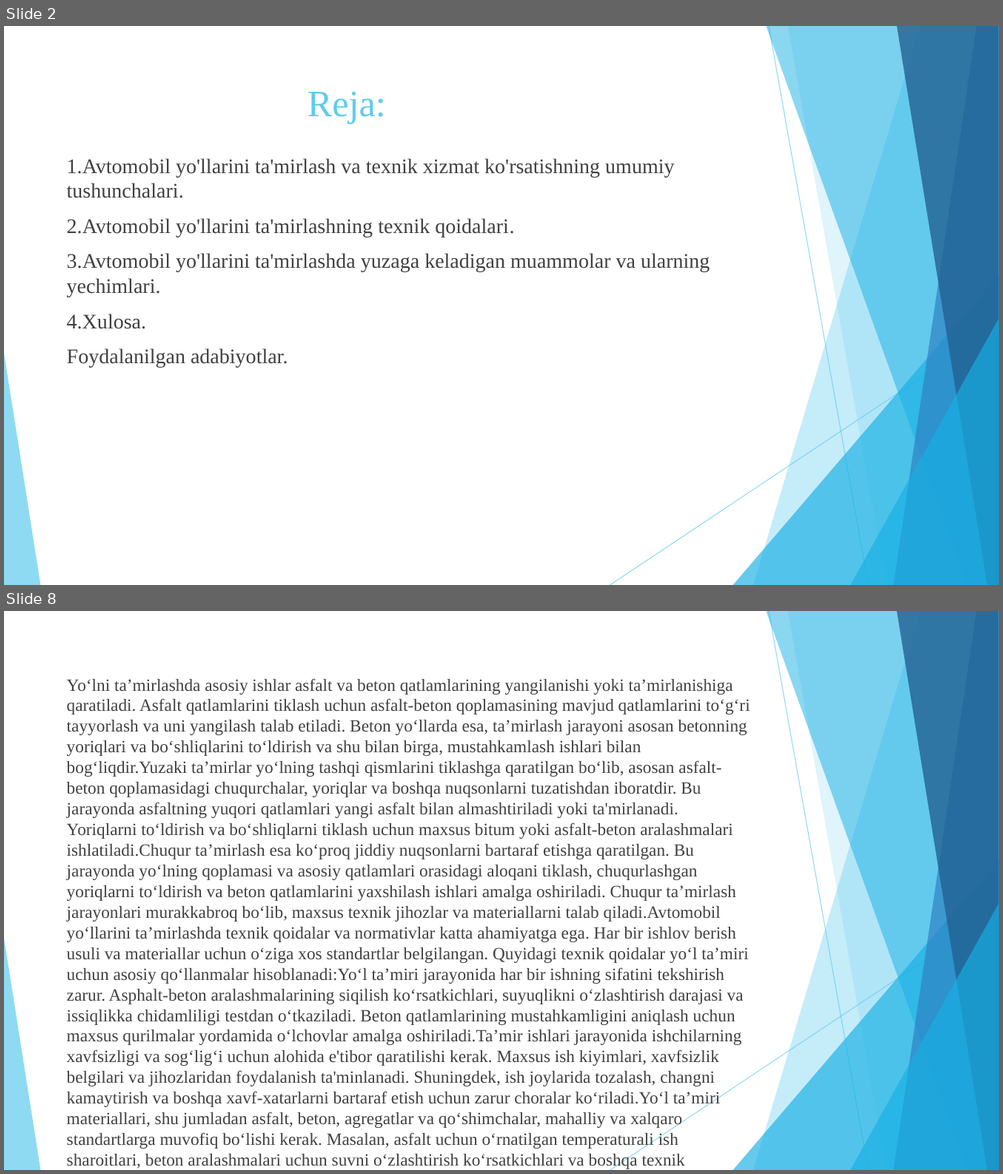
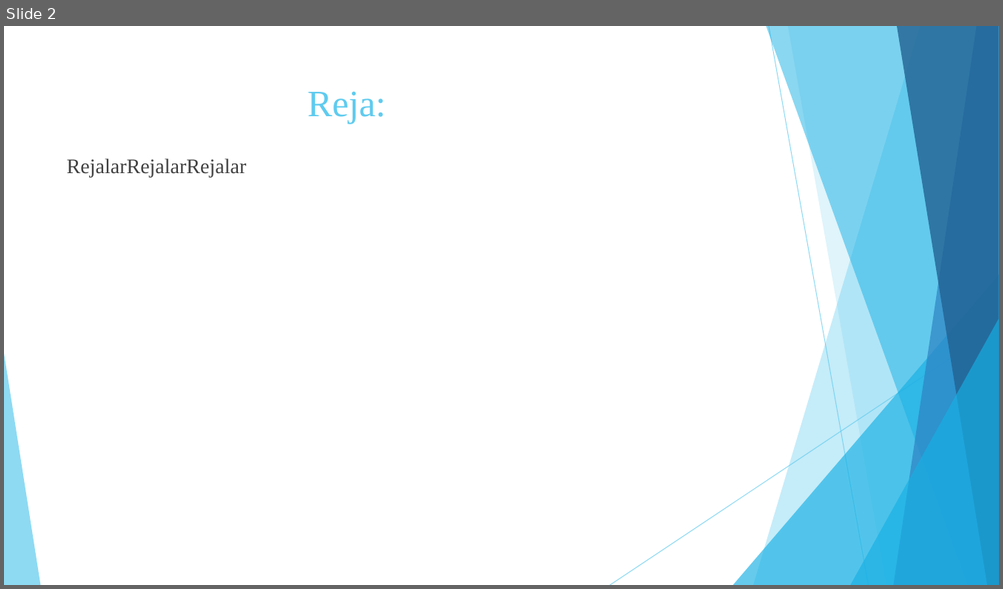
Before and after one commit to AmirjonKarimov2007/ai_bot, a slide deck: bot/slaydlar/shablon_1.pptx. Shown one above the other, each under a label of ours: slides 2 and 8 before the commit, slide 2 after it; the slides between them are not shown. The pictures are 1003x1174 and 1003x589 pixels, drawn with LibreOffice and Linux fonts; fonts in the diff are those of the drawing. Boxes give left, top, right and bottom in pixels: in the first picture for what was removed or moved away, otherwise in the second. Text is boxed around its words. In the diff, an @@ line names an element or a change of style, - is before the commit and + after.

```diff
--- a/bot/slaydlar/shablon_1.pptx
+++ b/bot/slaydlar/shablon_1.pptx
@@ slide 8 removed at [4, 611, 999, 1170], background #FFFFFF; not listed: 10 template elements that a slide beside it also shows @@
@@ text removed at [67, 678, 749, 1170] @@
-Yo‘lni ta’mirlashda asosiy ishlar asfalt va beton qatlamlarining yangilanishi yoki ta’mirlanishiga qaratiladi. Asfalt qatlamlarini tiklash uchun asfalt-beton qoplamasining mavjud qatlamlarini to‘g‘ri tayyorlash va uni yangilash talab etiladi. Beton yo‘llarda esa, ta’mirlash jarayoni asosan betonning yoriqlari va bo‘shliqlarini to‘ldirish va shu bilan birga, mustahkamlash ishlari bilan bog‘liqdir.Yuzaki ta’mirlar yo‘lning tashqi qismlarini tiklashga qaratilgan bo‘lib, asosan asfalt-beton qoplamasidagi chuqurchalar, yoriqlar va boshqa nuqsonlarni tuzatishdan iboratdir. Bu jarayonda asfaltning yuqori qatlamlari yangi asfalt bilan almashtiriladi yoki ta'mirlanadi. Yoriqlarni to‘ldirish va bo‘shliqlarni tiklash uchun maxsus bitum yoki asfalt-beton aralashmalari ishlatiladi.Chuqur ta’mirlash esa ko‘proq jiddiy nuqsonlarni bartaraf etishga qaratilgan. Bu jarayonda yo‘lning qoplamasi va asosiy qatlamlari orasidagi aloqani tiklash, chuqurlashgan yoriqlarni to‘ldirish va beton qatlamlarini yaxshilash ishlari amalga oshiriladi. Chuqur ta’mirlash jarayonlari murakkabroq bo‘lib, maxsus texnik jihozlar va materiallarni talab qiladi.Avtomobil yo‘llarini ta’mirlashda texnik qoidalar va normativlar katta ahamiyatga ega. Har bir ishlov berish usuli va materiallar uchun o‘ziga xos standartlar belgilangan. Quyidagi texnik qoidalar yo‘l ta’miri uchun asosiy qo‘llanmalar hisoblanadi:Yo‘l ta’miri jarayonida har bir ishning sifatini tekshirish zarur. Asphalt-beton aralashmalarining siqilish ko‘rsatkichlari, suyuqlikni o‘zlashtirish darajasi va issiqlikka chidamliligi testdan o‘tkaziladi. Beton qatlamlarining mustahkamligini aniqlash uchun maxsus qurilmalar yordamida o‘lchovlar amalga oshiriladi.Ta’mir ishlari jarayonida ishchilarning xavfsizligi va sog‘lig‘i uchun alohida e'tibor qaratilishi kerak. Maxsus ish kiyimlari, xavfsizlik belgilari va jihozlaridan foydalanish ta'minlanadi. Shuningdek, ish joylarida tozalash, changni kamaytirish va boshqa xavf-xatarlarni bartaraf etish uchun zarur choralar ko‘riladi.Yo‘l ta’miri materiallari, shu jumladan asfalt, beton, agregatlar va qo‘shimchalar, mahalliy va xalqaro standartlarga muvofiq bo‘lishi kerak. Masalan, asfalt uchun o‘rnatilgan temperaturali ish sharoitlari, beton aralashmalari uchun suvni o‘zlashtirish ko‘rsatkichlari va boshqa texnik xususiyatlar aniq belgilangan.
@@ slide 2 changed as well @@
@@ text at [67, 158, 247, 177]: text changed @@
-1.Avtomobil yo'llarini ta'mirlash va texnik xizmat ko'rsatishning umumiy tushunchalari.
-2.Avtomobil yo'llarini ta'mirlashning texnik qoidalari.
-3.Avtomobil yo'llarini ta'mirlashda yuzaga keladigan muammolar va ularning yechimlari.
-4.Xulosa.
-Foydalanilgan adabiyotlar.
+RejalarRejalarRejalar
```
Also in this commit, not shown: 2 other slides changed, 1 slide added, 8 other slides removed, 3 other files.
